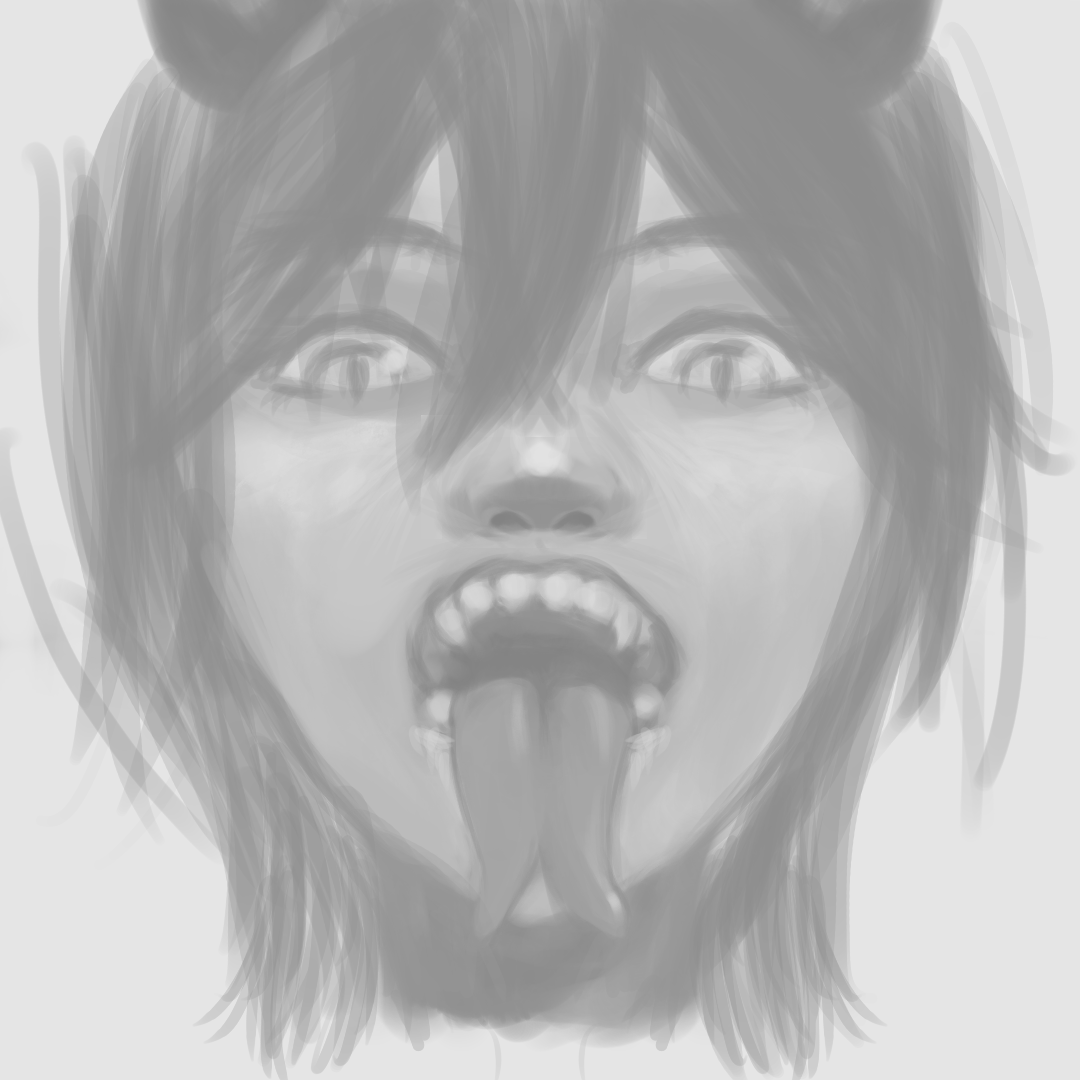
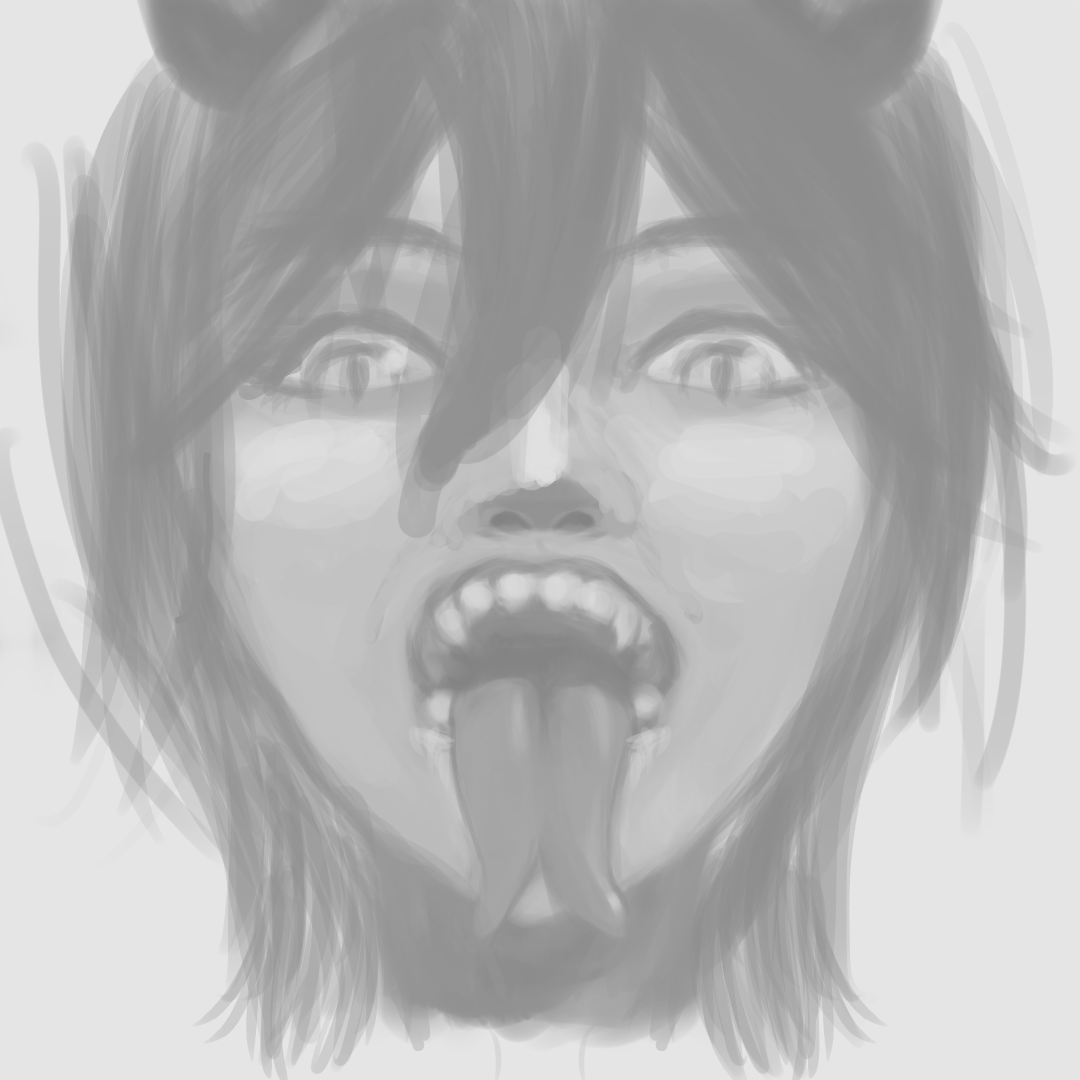
Two versions of the same layered image (1080x1080). Layer-by-layer changes:
renamed "Capa de pintura 2" to "root Fusionadas", painted on it over [174, 27, 855, 787]
removed layer "Capa de pintura 3" over [200, 74, 855, 787]
removed group "Agrupar 4" (1 layers) over [174, 27, 855, 787]
removed layer "Capa de pintura 1" from group "Agrupar 4" over [174, 27, 855, 787]
